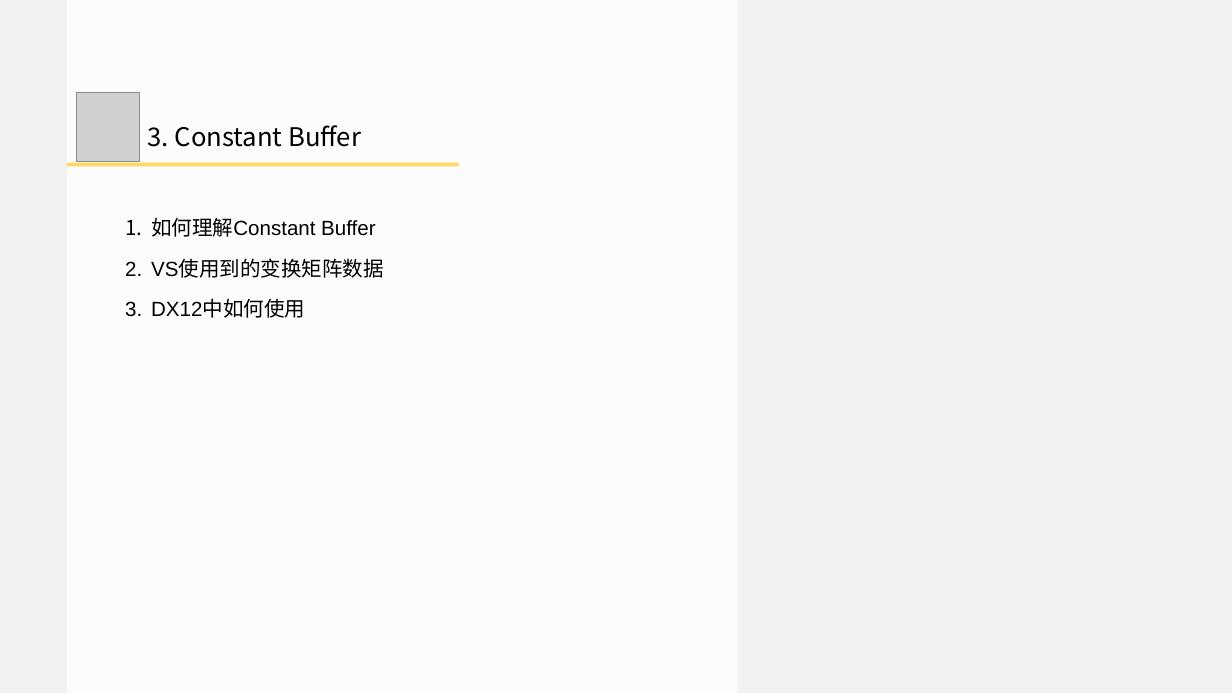
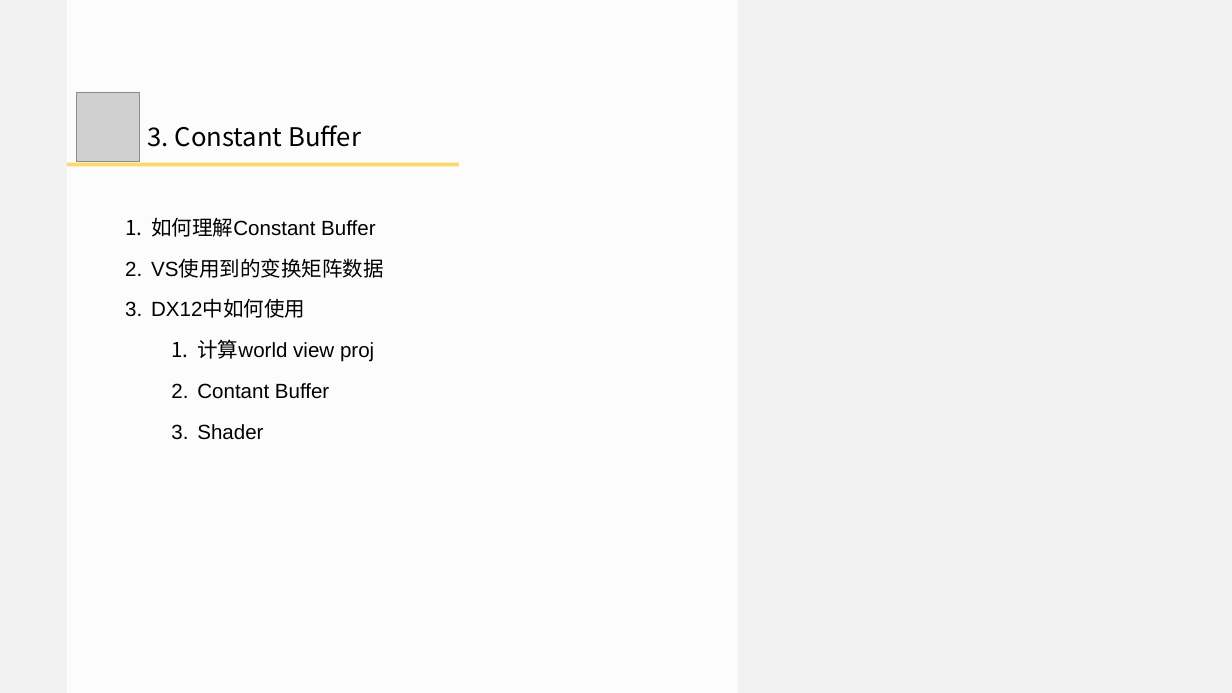
Before and after one commit to doomlover/KSGameEngineTutorials, a slide deck: slide 22 of PPTs/03.深入DX12绘制一.pptx (slide 17 before the commit). Drawn at 1232x693 pixels with LibreOffice and Linux fonts; fonts in the diff are those of the drawing; grey boxes stand for pictures. Boxes give left, top, right and bottom in pixels: in the first picture for what was removed or moved away, otherwise in the second. Text is boxed around its words. In the diff, an @@ line names an element or a change of style, - is before the commit and + after.

```diff
--- a/PPTs/03.深入DX12绘制一.pptx
+++ b/PPTs/03.深入DX12绘制一.pptx
@@ text at [197,339,374,440]: paragraphs added @@
+  1. 计算world view proj
+  2. Contant Buffer
+  3. Shader
```
Also in this commit, not shown: 16 other slides changed, 5 slides added, 1 slide removed, 1 other file.
